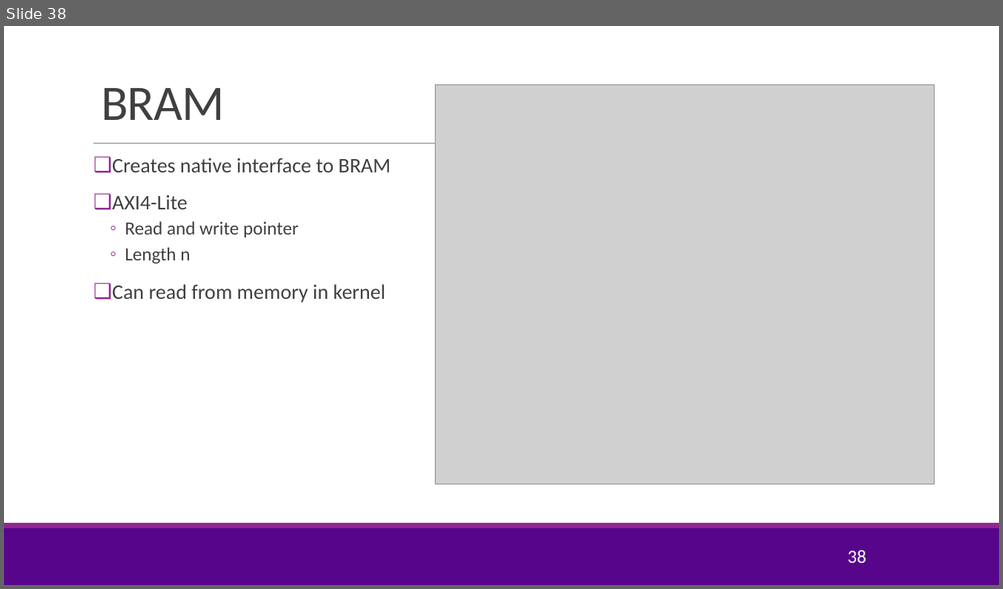
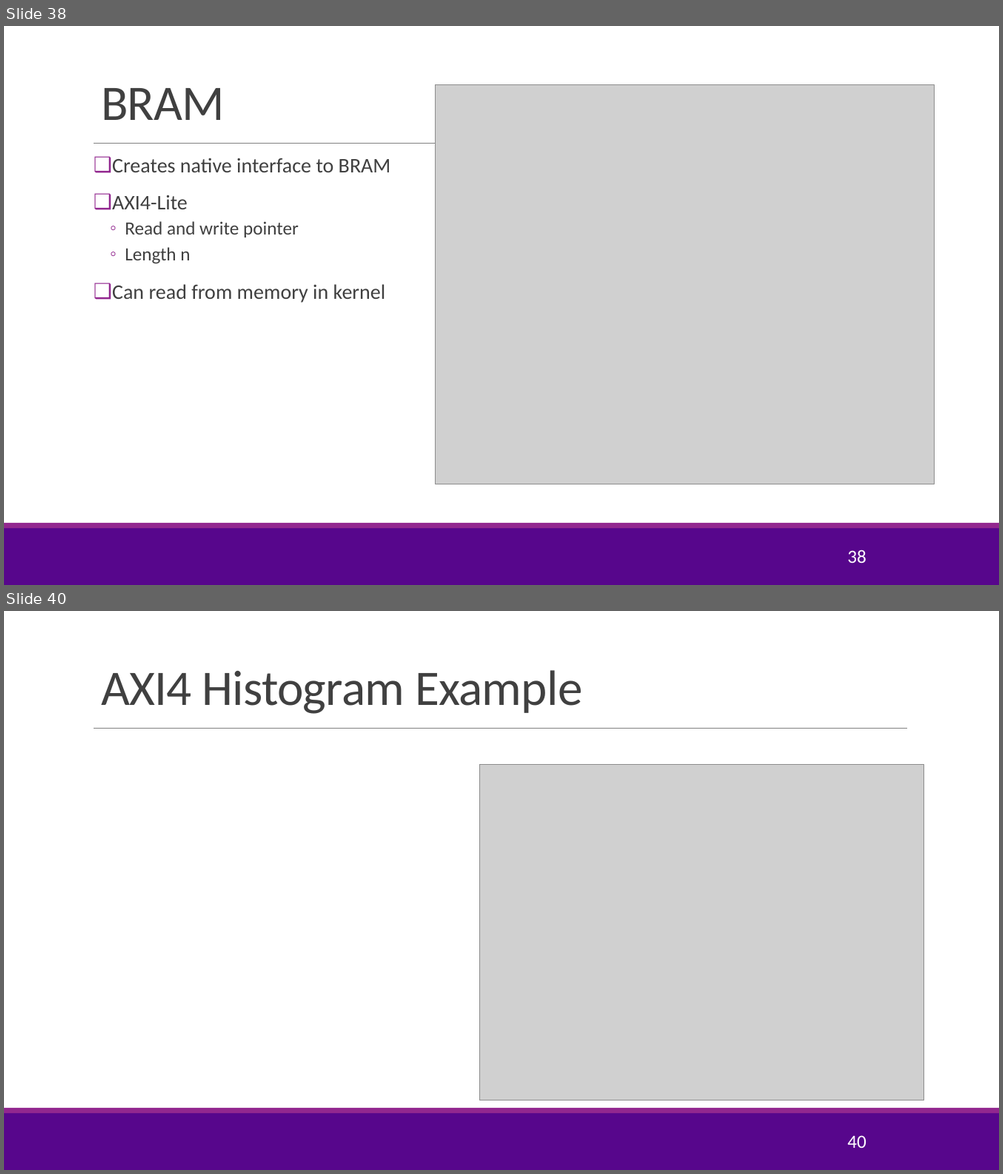
Before and after one commit to tonykorycki/hwdesign, a slide deck: units/unit08_sharedmem/sharedmem.pptx. Shown one above the other, each under a label of ours: slide 38 before the commit, slides 38 and 40 after it; the slides between them are not shown. The pictures are 1003x589 and 1003x1174 pixels, drawn with LibreOffice and Linux fonts; fonts in the diff are those of the drawing; grey boxes stand for pictures; background and template pictures are left out. Boxes give left, top, right and bottom in pixels: in the first picture for what was removed or moved away, otherwise in the second. Text is boxed around its words. In the diff, an @@ line names an element or a change of style, - is before the commit and + after.

```diff
--- a/units/unit08_sharedmem/sharedmem.pptx
+++ b/units/unit08_sharedmem/sharedmem.pptx
@@ slide 40 added at (4,611,999,1170), background #FFFFFF; not listed: 3 template elements that a slide beside it also shows @@
@@ title added at (101,670,582,714), 48 pt, text #404040 @@
+AXI4 Histogram Example
@@ picture added at (480,765,924,1100) @@
@@ page number added at (847,1136,866,1148), 18 pt, text #FFFFFF @@
+40
```
Also in this commit, not shown: 8 other slides added, 3 other files.
